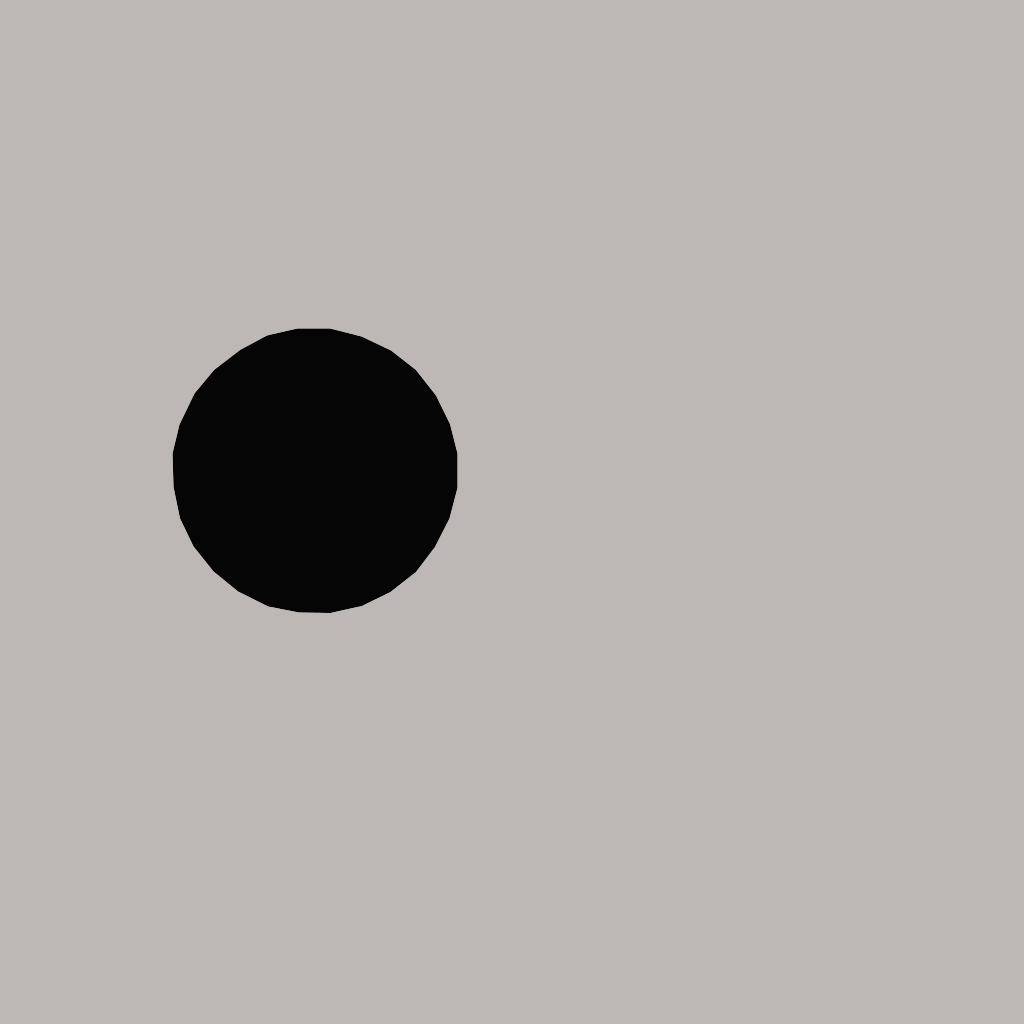
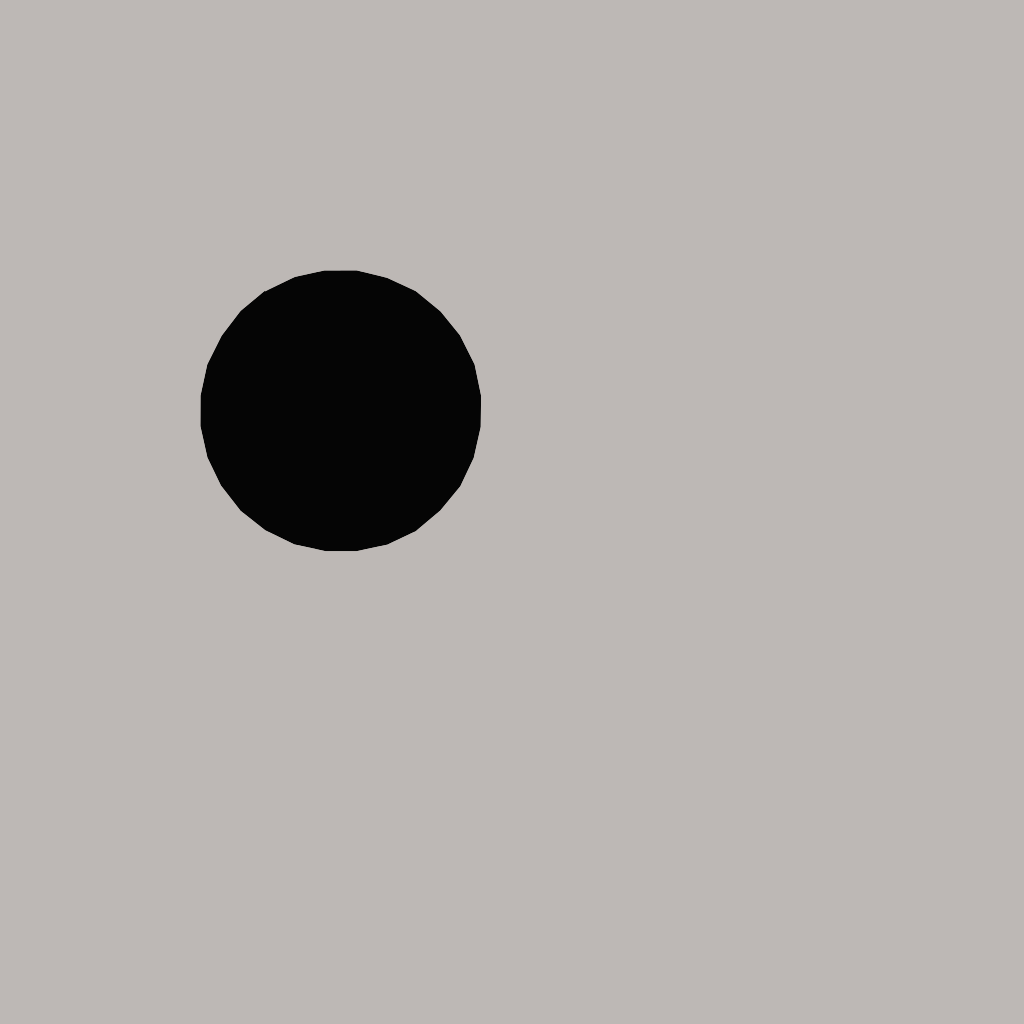
Two versions of the same layered image (1024 × 1024). Layer-by-layer changes:
painted on "レイヤー #1" over [172, 270, 481, 613]
